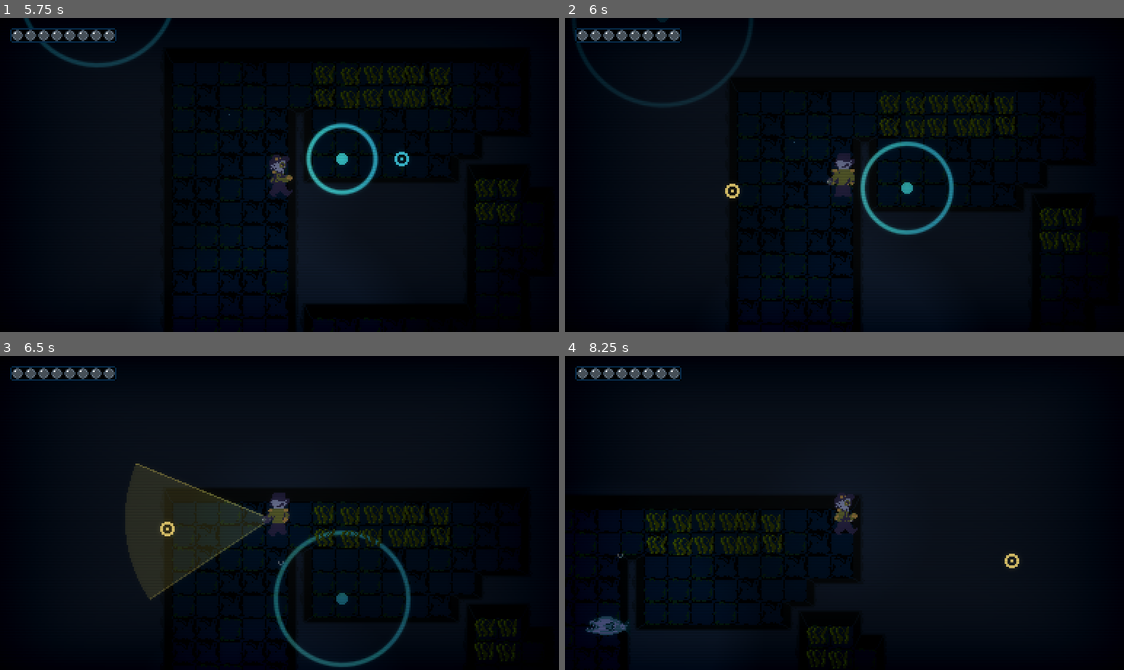
Above: before the commit, frames 1-4 (two rows, left to right).
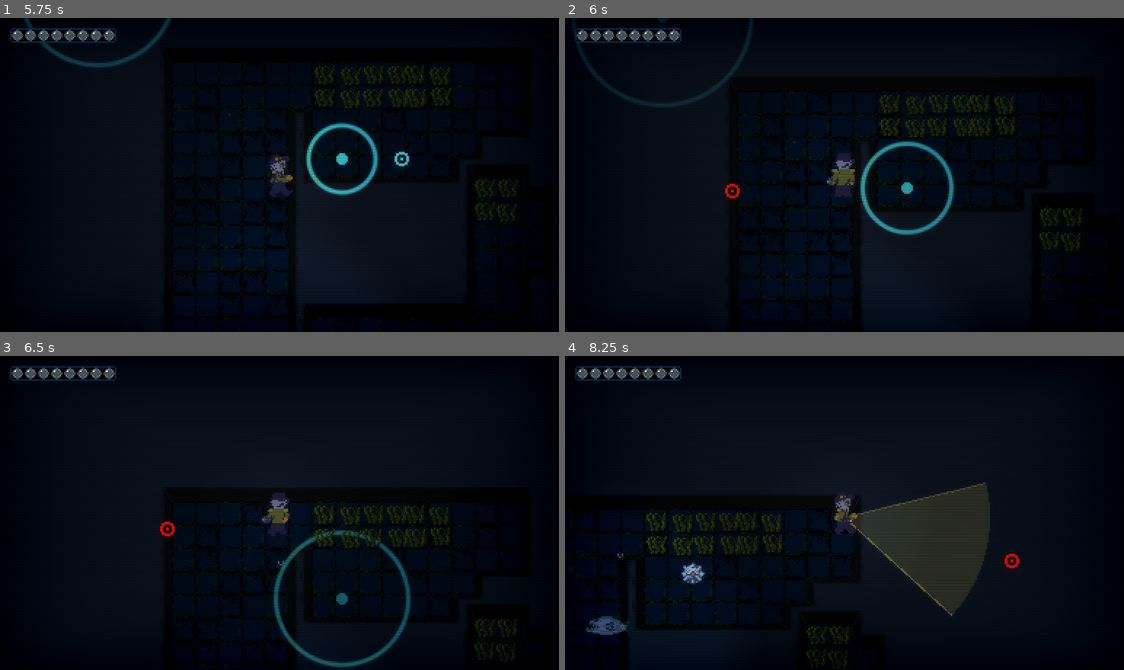
Above: after the commit, the same moments.

Repository: jablonskibrandan/GodotWild98
Game: Godot game, scene res://scenes/main_menu.tscn
Two runs of this game, one before a commit and one after it. Both use one fixed random seed, a clock stepped at 60 frames per second and the inputs below. Sound files missing from this copy of the repository are replaced by a short silence.
Inputs (mouse positions are in pixels of both pictures, inside the frame that each line leads up to):
- Up to frame 1 (5.75 s): click (279, 215) at 0.5 s; tap Enter at 1.25 s; move the mouse to (251, 237) at 1.27 s; press the mouse at (251, 237) at 1.28 s; hold W (move_up) 1.28-2.78 s; move the mouse to (447, 222) at 2.02 s; release the mouse at (447, 222) at 2.03 s; tap F (flashlight_toggle) at 2.1, 5.1 s; click (447, 222) at 2.3 s; move the mouse to (111, 127) at 2.77 s; hold Right mouse button (tool_next) 2.78-3.53 s; hold A (move_left) 2.78-4.28 s; click (111, 127) at 3.05 s; move the mouse to (307, 175) at 3.52 s; click (307, 175) at 3.6 s; move the mouse to (195, 96) at 4.27 s; press the mouse at (195, 96) at 4.28 s; hold S (move_down) 4.28-5.03 s; move the mouse to (402, 159) at 5.02 s; release the mouse at (402, 159) at 5.03 s; hold D (move_right) from 5.03 s (still down); click (402, 159) at 5.3 s
- Up to frame 2 (6 s): move the mouse to (732, 190) at 5.77 s; release D (move_right) at 5.78 s; hold W (move_up) from 5.78 s (still down); hold Right mouse button (tool_next) from 5.78 s (still down)
- Up to frame 3 (6.5 s): keep holding W (move_up); keep holding Right mouse button (tool_next); click (167, 528) at 6.05 s
- Up to frame 4 (8.25 s): move the mouse to (900, 443) at 6.52 s; release W (move_up) at 6.53 s; release Right mouse button (tool_next) at 6.53 s; hold D (move_right) from 6.53 s (still down); click (900, 443) at 6.6 s; move the mouse to (816, 575) at 7.27 s; press the mouse at (816, 575) at 7.28 s; move the mouse to (1012, 560) at 8.02 s; release the mouse at (1012, 560) at 8.03 s; tap F (flashlight_toggle) at 8.1 s

Frame 1 is identical in both runs. In frame 2, less than 0.1% of the frame differs, in the area x 28-32%, y 52-58%; in frame 3, 6.0%; in frame 4, 6.2%, in the area x 20-82%, y 40-83%.

Commit message:
naval mine implementation

Diff:
--- a/scenes/floor_one.tscn
+++ b/scenes/floor_one.tscn
@@ -13,6 +13,7 @@
 [ext_resource type="Texture2D" uid="uid://bw6hly1gbcf34" path="res://visuals/tilesets/wall_tiles.png" id="9_panii"]
 [ext_resource type="Script" uid="uid://dsmqmerm578de" path="res://scripts/monsters/monster_manager.gd" id="10_0sur2"]
 [ext_resource type="Texture2D" uid="uid://dkqv01mpxtc8h" path="res://visuals/tilesets/floor_tiles.png" id="10_gnqv8"]
+[ext_resource type="Script" uid="uid://0h04okl3wdaf" path="res://scripts/tools/naval_mine_tool.gd" id="11_tc85r"]
 [ext_resource type="PackedScene" uid="uid://d1jgjcardmcp1" path="res://scenes/player.tscn" id="12_2q86r"]
 [ext_resource type="PackedScene" path="res://scenes/bubble_bar.tscn" id="12_bubble_bar"]
 [ext_resource type="Shader" uid="uid://bogy8vvctkjss" path="res://visuals/crt_shader.gdshader" id="17_ap1ie"]
@@ -566,6 +567,11 @@
 display_name = "Distraction"
 target_color = Color(0.266667, 0.847059, 0.937255, 1)
 
+[node name="NavalMine" type="Node2D" parent="ToolManager" unique_id=1131885585]
+script = ExtResource("11_tc85r")
+display_name = "Naval Mine"
+target_color = Color(1, 0.07450981, 0, 1)
+
 [node name="DistractionEffects" type="Node2D" parent="." unique_id=1987103813]
 script = ExtResource("5_xmt1j")
 
@@ -641,3 +647,5 @@
 material = SubResource("ShaderMaterial_riqys")
 mesh = SubResource("QuadMesh_bhunq")
 metadata/_edit_lock_ = true
+
+[node name="NavalMines" type="Node2D" parent="." unique_id=1833654310]
--- /dev/null
+++ b/scenes/tools/naval_mine.tscn
@@ -0,0 +1,55 @@
+[gd_scene format=3 uid="uid://x8a8j8dntaes"]
+
+[ext_resource type="Texture2D" uid="uid://brv0weju3yugd" path="res://visuals/environment/mine.png" id="1_ktgtt"]
+[ext_resource type="Script" uid="uid://cdv3udqskucdg" path="res://scripts/tools/naval_mine.gd" id="1_y6weo"]
+
+[sub_resource type="AtlasTexture" id="AtlasTexture_y6weo"]
+atlas = ExtResource("1_ktgtt")
+region = Rect2(0, 0, 32, 32)
+
+[sub_resource type="AtlasTexture" id="AtlasTexture_knsxb"]
+atlas = ExtResource("1_ktgtt")
+region = Rect2(32, 0, 32, 32)
+
+[sub_resource type="AtlasTexture" id="AtlasTexture_40e12"]
+atlas = ExtResource("1_ktgtt")
+region = Rect2(64, 0, 32, 32)
+
+[sub_resource type="AtlasTexture" id="AtlasTexture_g3e7u"]
+atlas = ExtResource("1_ktgtt")
+region = Rect2(96, 0, 32, 32)
+
+[sub_resource type="SpriteFrames" id="SpriteFrames_dmehe"]
+animations = [{
+"frames": [{
+"duration": 1.0,
+"texture": SubResource("AtlasTexture_y6weo")
+}, {
+"duration": 1.0,
+"texture": SubResource("AtlasTexture_knsxb")
+}, {
+"duration": 1.0,
+"texture": SubResource("AtlasTexture_40e12")
+}, {
+"duration": 1.0,
+"texture": SubResource("AtlasTexture_g3e7u")
+}],
+"loop": 1,
+"name": &"default",
+"speed": 4.0
+}]
+
+[sub_resource type="CircleShape2D" id="CircleShape2D_dmehe"]
+
+[node name="NavalMine" type="Node2D" unique_id=1818726148]
+script = ExtResource("1_y6weo")
+
+[node name="AnimatedSprite2D" type="AnimatedSprite2D" parent="." unique_id=95695710]
+texture_filter = 1
+sprite_frames = SubResource("SpriteFrames_dmehe")
+frame_progress = 0.64224803
+
+[node name="Area2D" type="Area2D" parent="." unique_id=473908101]
+
+[node name="CollisionShape2D" type="CollisionShape2D" parent="Area2D" unique_id=931144718]
+shape = SubResource("CircleShape2D_dmehe")
--- a/scripts/controllers/floor_controller.gd
+++ b/scripts/controllers/floor_controller.gd
@@ -17,13 +17,15 @@
 @onready var light_label: Label = $HUD/Panel/VBox/Light
 @onready var target_label: Label = $HUD/Panel/VBox/Target
 
+@onready var naval_mine: NavalMineTool = $ToolManager/NavalMine
+@onready var naval_mines: Node2D = $NavalMines
 
 func _ready() -> void:
 	player.configure(play_area, cursor)
 	flashlight.configure(player, cursor)
 	distraction.configure(play_area, effects)
 	monster_manager.configure(player)
-
+	naval_mine.configure(play_area, naval_mines)
 	tool_manager.tool_changed.connect(_on_tool_changed)
 	flashlight.state_changed.connect(_on_flashlight_state_changed)
 	cursor.target_moved.connect(_on_target_moved)
--- a/scripts/player/bubble_health.gd
+++ b/scripts/player/bubble_health.gd
@@ -36,7 +36,7 @@
 	if bubble_current_time <= 0.0:
 		return
 
-	# Each hit removes 15 seconds of oxygen per bubble.
+	# Each hit removes X seconds of oxygen per bubble.
 	bubble_current_time = maxf(
 		bubble_current_time - damage_amount * time_per_bubble_loss,
 		0.0
--- /dev/null
+++ b/scripts/tools/naval_mine.gd
@@ -0,0 +1,98 @@
+
+class_name NavalMine
+extends Node2D
+
+signal exploded(mine: NavalMine, target: Node2D)
+
+@export var slide_speed: float = 180.0
+@export var slide_friction: float = 240.0
+@export var pull_strength: float = 90.0
+
+@onready var detection_area: Area2D = $Area2D
+@onready var sprite: AnimatedSprite2D = $AnimatedSprite2D
+
+var velocity: Vector2 = Vector2.ZERO
+var has_exploded: bool = false
+
+
+func _ready() -> void:
+	detection_area.body_entered.connect(_on_body_entered)
+	detection_area.area_entered.connect(_on_area_entered)
+
+	# Detect player (layer 2) and monsters (layer 4).
+	detection_area.collision_layer = 0
+	detection_area.collision_mask = 10
+
+	sprite.play("default")
+
+
+func _physics_process(delta: float) -> void:
+	if has_exploded:
+		return
+
+	if velocity.length_squared() > 0.01:
+		global_position += velocity * delta
+		velocity = velocity.move_toward(
+			Vector2.ZERO,
+			slide_friction * delta
+		)
+
+
+# Called when the tongue pulls the mine.
+func pull_towards(target: Vector2) -> void:
+	if has_exploded:
+		return
+
+	var direction := global_position.direction_to(target)
+	velocity += direction * pull_strength
+	velocity = velocity.limit_length(slide_speed)
+
+
+func _on_body_entered(body: Node2D) -> void:
+	if has_exploded:
+		return
+
+	if body.is_in_group("player_tongue"):
+		return
+
+	explode(body)
+
+
+func _on_area_entered(area: Area2D) -> void:
+	if has_exploded:
+		return
+
+	if area.is_in_group("player_tongue"):
+		return
+
+	# Other trigger areas can detonate the mine if desired.
+	explode(area)
+
+
+func explode(target: Node2D) -> void:
+	if has_exploded:
+		return
+
+	has_exploded = true
+	velocity = Vector2.ZERO
+
+	detection_area.set_deferred("monitoring", false)
+
+	print("NAVAL MINE EXPLODED!")
+	exploded.emit(self, target)
+
+	# Damage/kill monsters.
+	if target is BaseMonster:
+		target.queue_free()
+
+	# Damage the player using the existing BubbleHealth.
+	elif target is PlayerController:
+		var health := target.get_node_or_null(
+            "Bubble_Health"
+		) as BubbleHealth
+
+		if health != null:
+			health.take_bubble_hit(1)
+
+	# Replace this with an explosion animation later.
+	queue_free()
--- /dev/null
+++ b/scripts/tools/naval_mine_tool.gd
@@ -0,0 +1,51 @@
+
+class_name NavalMineTool
+extends BaseTool
+
+const MINE_SCENE: PackedScene = preload(
+    "res://scenes/tools/naval_mine.tscn"
+)
+
+@export var placement_radius: float = 12.0
+
+var _valid_area: Rect2
+var _mines_parent: Node2D
+
+
+func configure(valid_area: Rect2, mines_parent: Node2D) -> void:
+	_valid_area = valid_area
+	_mines_parent = mines_parent
+
+
+func activate(target: Vector2) -> void:
+	if _mines_parent == null:
+		return
+
+	# Must be within the playable area.
+	var allowed_area := _valid_area.grow(-placement_radius)
+	if not allowed_area.has_point(target):
+		return
+
+	# Reject placement on walls, players or monsters.
+	var circle := CircleShape2D.new()
+	circle.radius = placement_radius
+
+	var query := PhysicsShapeQueryParameters2D.new()
+	query.shape = circle
+	query.transform = Transform2D(0.0, target)
+
+	# Layer 1 = walls, 2 = player, 4 = monsters.
+	query.collision_mask = 11
+	query.collide_with_bodies = true
+	query.collide_with_areas = false
+
+	var space := get_world_2d().direct_space_state
+	if not space.intersect_shape(query, 1).is_empty():
+		return
+
+	# Spawn the mine at the click location.
+	var mine := MINE_SCENE.instantiate() as NavalMine
+	_mines_parent.add_child(mine)
+	mine.global_position = target
+
+	print("Mine placed at: ", target)
Not shown, added: scripts/tools/naval_mine.gd.uid
Not shown, added: scripts/tools/naval_mine_tool.gd.uid
